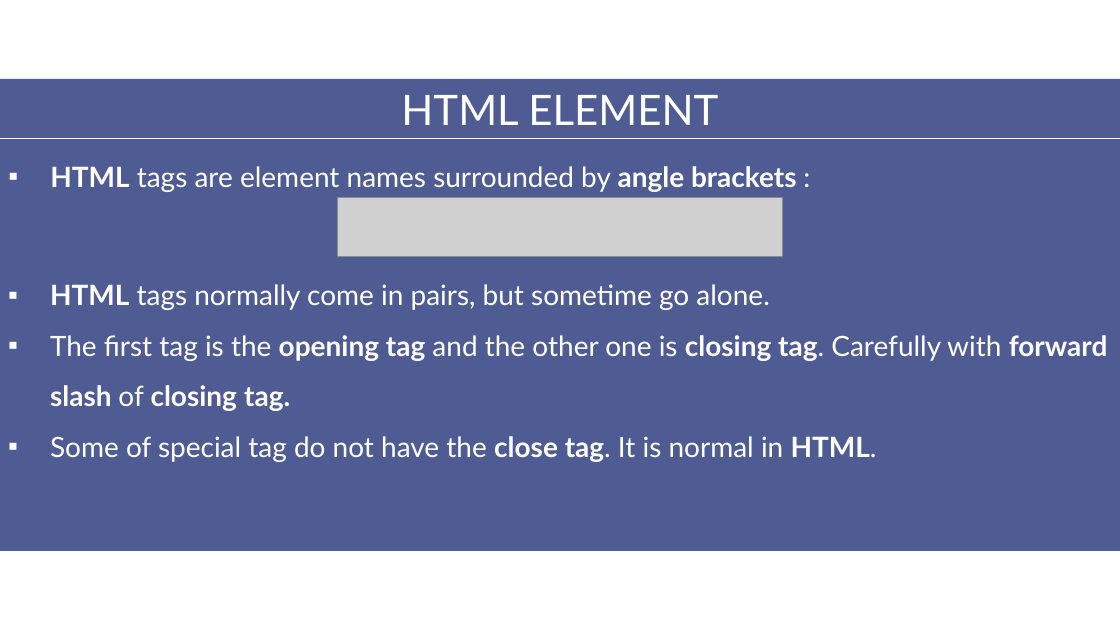
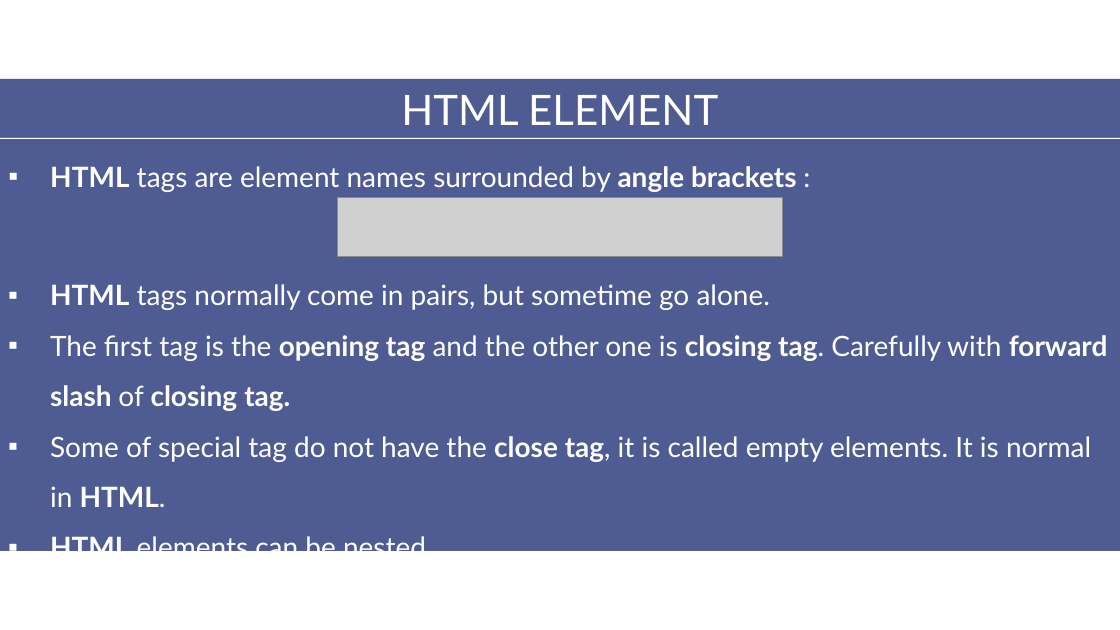
Before and after one commit to aptech-php/aptech-php-course, a slide deck: slide 5 of HTML-CSS-JS/slides/2-HTML.pptx. Drawn at 1120x630 pixels with LibreOffice and Linux fonts; fonts in the diff are those of the drawing; grey boxes stand for pictures. Boxes give left, top, right and bottom in pixels: in the first picture for what was removed or moved away, otherwise in the second. Text is boxed around its words. In the diff, an @@ line names an element or a change of style, - is before the commit and + after.

Commit message:
added 2-HTML

```diff
--- a/HTML-CSS-JS/slides/2-HTML.pptx
+++ b/HTML-CSS-JS/slides/2-HTML.pptx
@@ text at [50,436,1091,563]: text changed @@
-▪ Some of special tag do not have the close tag. It is normal in HTML.
+▪ Some of special tag do not have the close tag, it is called empty elements. It is normal in HTML.
+▪ HTML elements can be nested.
```
Also in this commit, not shown: 16 other slides changed, 4 other files.
